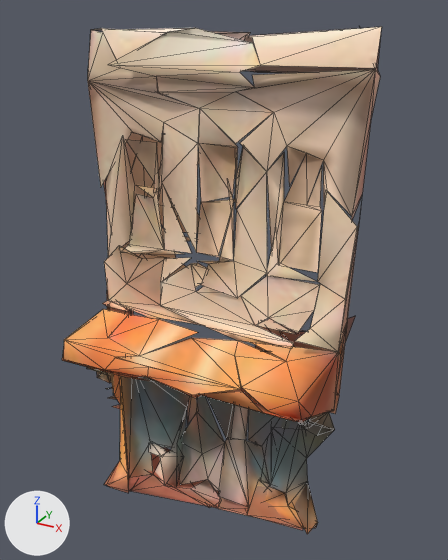
Before and after pictures for a commit that changed the glTF model models/city/shop_far.glb.
Camera for both pictures: a camera (50 mm lens) standing at (6.68, -11.12, 11.91) and looking at (0.33, 0.43, 6.14). The axes (+X, +Y, +Z) are drawn at lower left. The lights are the same throughout. The picture after the commit comes second. Mesh edges are drawn as thin lines. Vertices at exactly the same position are counted once.

Objects in the first picture: 'tripo_node_01a21d0b-98df-7bd6-81a4-4114aa65b3a5'.
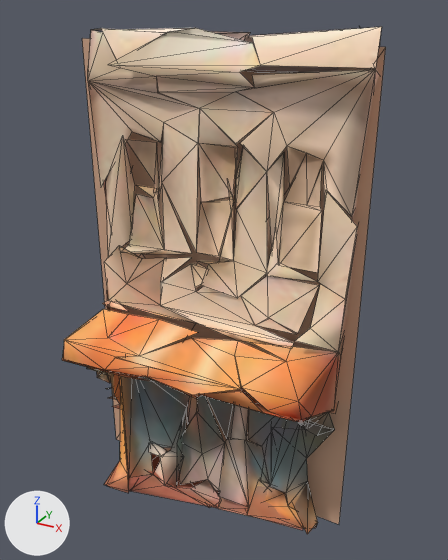
Edits to the scene script, one JSON object a line:
```json
{"block": "me_mesh_0", "where": "# used by ob_tripo_node_01a21d0b_98df_7bd6_81a4_4114aa65b3a5; location = (0.0, 0.0, 0.0)"}
{"block": "me_mesh_0", "where": "# verts and faces of me_mesh_0; kept vertices keep their numbers, new ones are numbered from 537"}
{"block": "me_mesh_0", "where": "# before: 97 (-2.65, -0.16, 5.16) at pixel (108, 300), 98 (-1.25, -0.29, 5.07) at pixel (151, 318), 99 (-0.98, -0.31, 5.15) at pixel (160, 318), 100 (0.26, -0.05, 5.13), 435 (1.69, -0.03, 5.7) at pixel (268, 317)"}
{"block": "me_mesh_0", "where": "# before: 437 (1.6, 0.09, 6.66) at pixel (267, 274), 438 (2.75, 0.15, 6.65) at pixel (319, 284), 439 (2.36, 0.07, 5.45) at pixel (297, 333), 440 (2.69, 0.08, 6.08) at pixel (314, 310)"}
{"op": "remove", "block": "me_mesh_0", "code": "me_mesh_0.from_pydata(...)  # 537 vertices, 450 faces; spans x -3.51..3.49, y -1.69..1.83, z -0.03..11.61"}
{"op": "add", "block": "me_mesh_0", "code": "me_mesh_0.from_pydata(...)  # 539 vertices, 450 faces; spans x -3.51..3.5, y -1.69..1.83, z -0.03..11.61"}
{"block": "me_mesh_0", "change": "me_mesh_0 part 1"}
{"op": "add", "block": "me_mesh_0", "code": "delete_vertices([98, 99, 438, 440])  # with the faces that use them"}
{"op": "add", "block": "me_mesh_0", "code": "verts[537] = (-1.22, -0.19, 5.13)  # pixel (155, 314)"}
{"op": "add", "block": "me_mesh_0", "code": "verts[538] = (2.74, 0.14, 6.64)  # pixel (319, 285)"}
{"op": "add", "block": "me_mesh_0", "code": "faces += [(97, 537, 100), (435, 538, 437), (435, 439, 538)]"}
{"block": "me_mesh_0", "change": "me_mesh_0 part 2"}
{"op": "add", "block": "me_mesh_0", "code": "verts[539] = (-3.5, 0.67, 0.0)  # pixel (116, 439)"}
{"op": "add", "block": "me_mesh_0", "code": "verts[540] = (3.5, 0.67, 0.0)  # pixel (339, 524)"}
{"op": "add", "block": "me_mesh_0", "code": "verts[541] = (3.5, 0.67, 11.26)  # pixel (385, 47)"}
{"op": "add", "block": "me_mesh_0", "code": "verts[542] = (-3.5, 0.67, 11.26)  # pixel (82, 38)"}
{"op": "add", "block": "me_mesh_0", "code": "faces += [(539, 540, 541), (539, 541, 542)]"}
```

Boxes (x1, y1, x2, y2) around the edits, measured in the pictures (448 x 560 px):
```json
{"object": "tripo_node_01a21d0b-98df-7bd6-81a4-4114aa65b3a5", "change": "reshaped", "before": [62, 27, 381, 534], "after": [62, 27, 386, 534]}
{"part": 1, "of": "me_mesh_0", "change": "cut back", "before": [110, 276, 319, 333], "after": [121, 276, 319, 333]}
{"part": 2, "of": "me_mesh_0", "change": "added", "after": [82, 38, 386, 524]}
```
